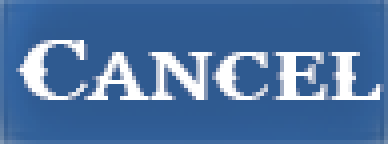
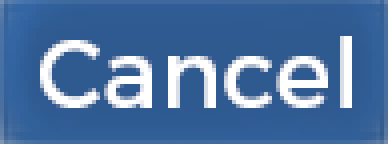
Revision of a layered (388, 144) image; what changed, layer by layer:
painted on "Cancel" over box(16, 36, 384, 108)
